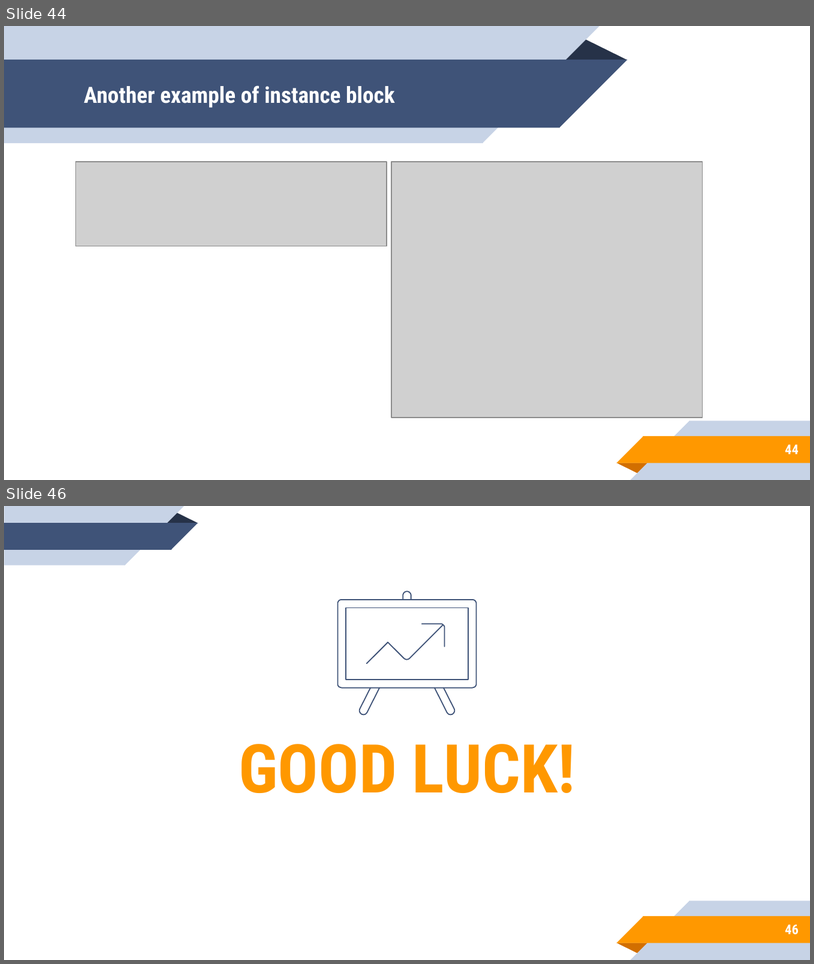
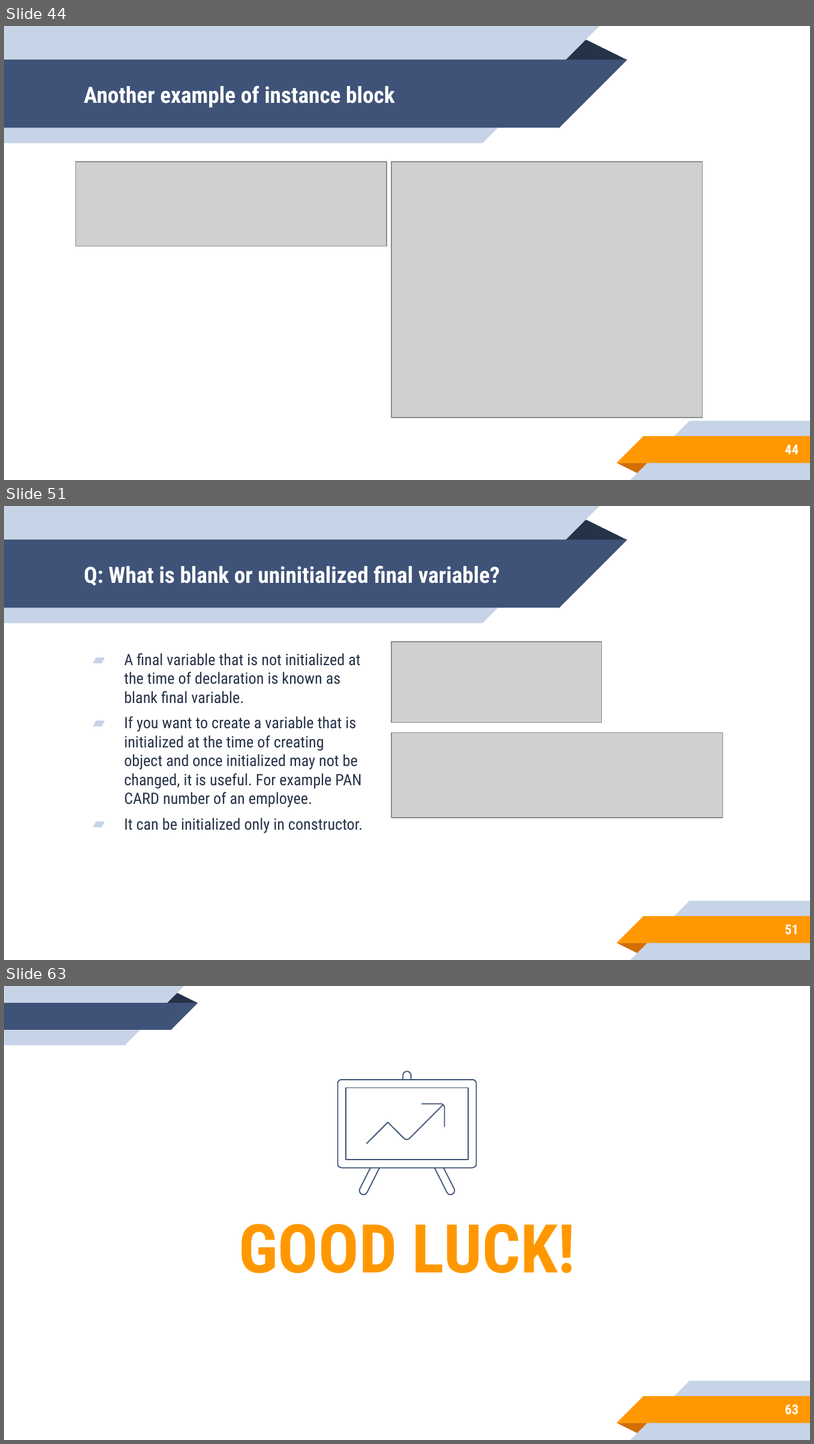
Before and after one commit to aronipurwanto/materi-xa, a slide deck: java/java-logic/Slide-Java-Logic-06.pptx. Shown one above the other, each under a label of ours: slides 44 and 46 before the commit, slides 44, 51 and 63 after it; the slides between them are not shown. The pictures are 814x964 and 814x1444 pixels, drawn with LibreOffice and Linux fonts; fonts in the diff are those of the drawing; grey boxes stand for pictures. Boxes give left, top, right and bottom in pixels: in the first picture for what was removed or moved away, otherwise in the second. Text is boxed around its words. In the diff, an @@ line names an element or a change of style, - is before the commit and + after.

```diff
--- a/java/java-logic/Slide-Java-Logic-06.pptx
+++ b/java/java-logic/Slide-Java-Logic-06.pptx
@@ slide 51 added at box(4, 506, 810, 960), background #FFFFFF; not listed: 10 template elements that a slide beside it also shows @@
@@ title added at box(84, 565, 500, 586), 20 pt, text #FFFFFF, bold @@
+Q: What is blank or uninitialized final variable?
@@ picture added at box(392, 642, 602, 722) @@
@@ text added at box(124, 653, 363, 833), 14 pt, text #263248 @@
+▰ A final variable that is not initialized at the time of declaration is known as blank final variable.
+▰ If you want to create a variable that is initialized at the time of creating object and once initialized may not be changed, it is useful. For example PAN CARD number of an employee.
+▰ It can be initialized only in constructor.
@@ picture added at box(392, 733, 723, 817) @@
@@ page number added at box(785, 924, 799, 934), 12 pt, text #FFFFFF, bold @@
+51
@@ what was slide 46 is now slide 63 @@
@@ page number at box(785, 1404, 799, 1414): text changed @@
-46
+63
```
Also in this commit, not shown: 4 slides changed, 16 other slides added, 24 other files.
